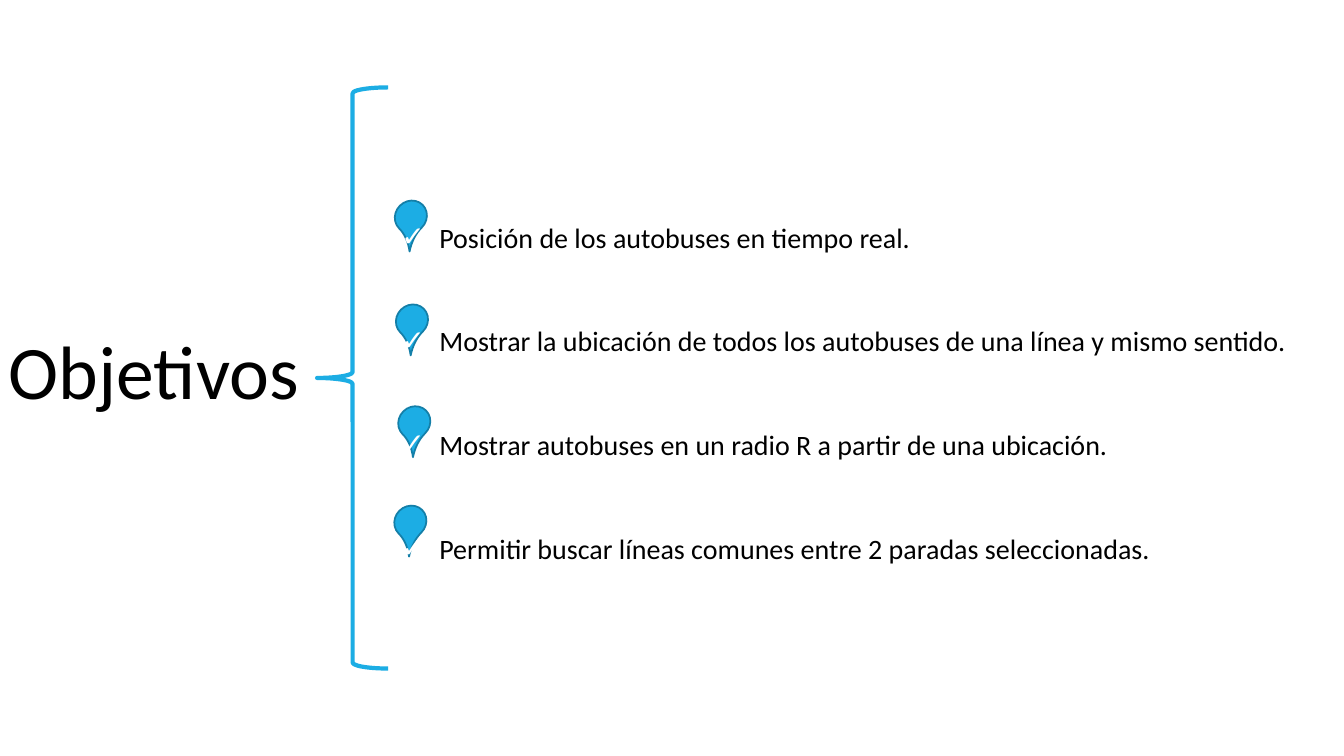
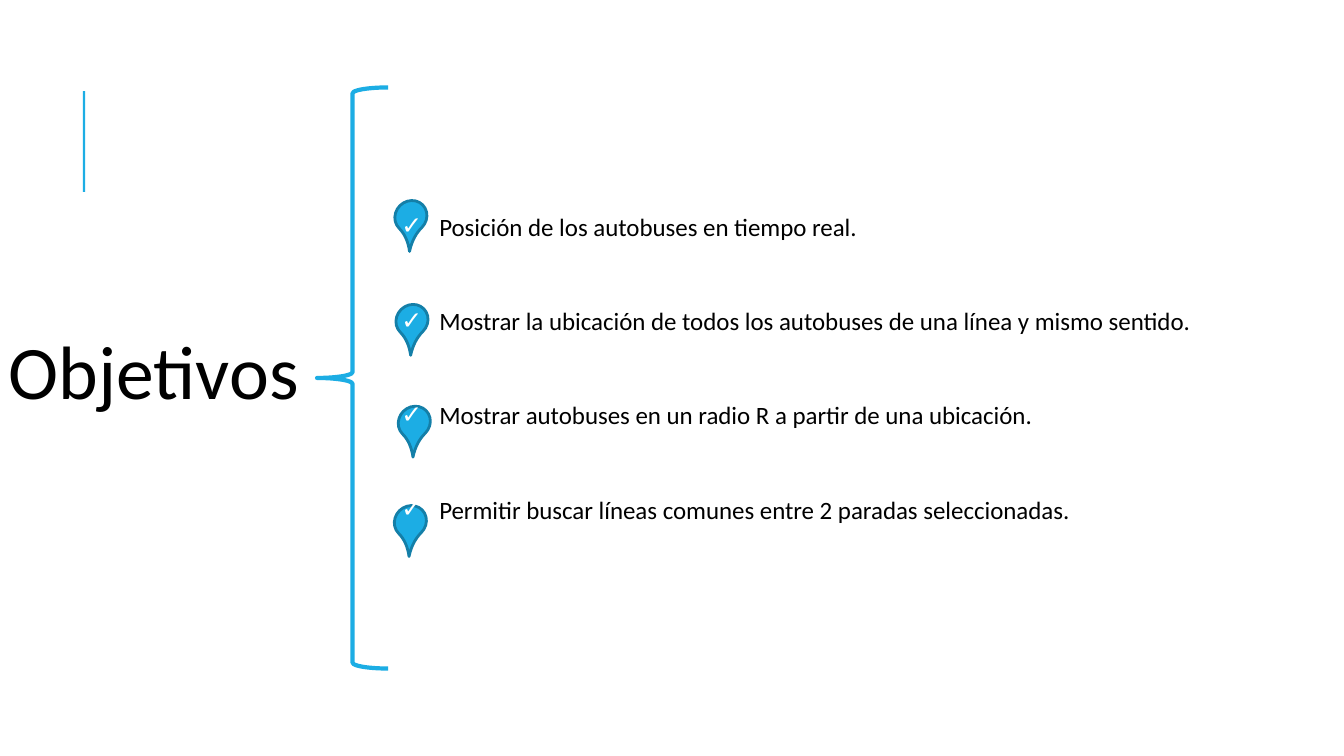
Before and after one commit to EloyBG97/project-big-data, a slide deck: slide 2 of Presentacion.pptx. Drawn at 1344x756 pixels with LibreOffice and Linux fonts; fonts in the diff are those of the drawing. Boxes give left, top, right and bottom in pixels: in the first picture for what was removed or moved away, otherwise in the second. Text is boxed around its words. In the diff, an @@ line names an element or a change of style, - is before the commit and + after.

```diff
--- a/Presentacion.pptx
+++ b/Presentacion.pptx
@@ line added from (84, 192) to (84, 91), #1CADE4 1.5 pt @@
@@ text "Posición de los autobuses en ..." at [439, 218, 1190, 523]: size 20 to 17.8 pt @@
@@ outline #1580A9 1.25 pt to #147FA8 2 pt in 4 elements at [389, 298, 435, 344], [388, 499, 434, 545], [388, 194, 434, 240], [392, 400, 438, 446] @@
```
Also in this commit, not shown: 2 other slides changed.
